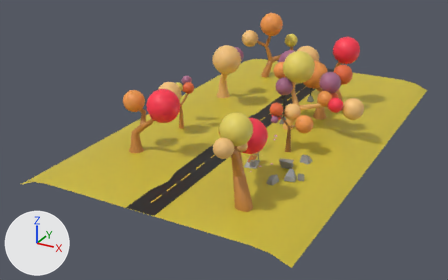
An edit to the Blender file public/scene.blend, drawn before and after from the same camera.
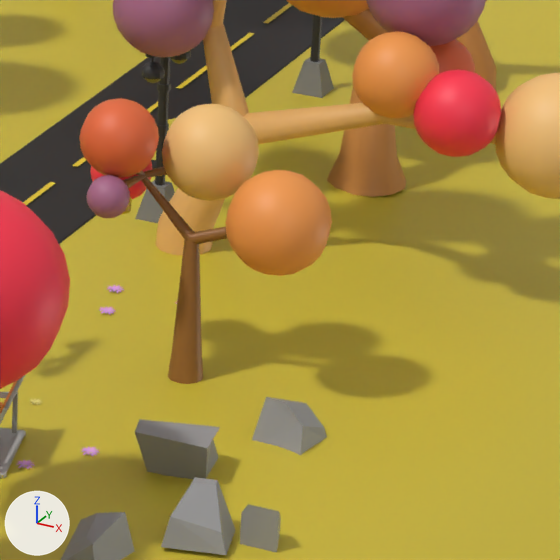
Old and new are each drawn whole from a 50 mm camera at (45.6, -94.3, 42.2) aimed at (-3.1, -5.9, -2.0) and again close up on the part from 57% to 79% of the width and 31% to 65% of the height. Every picture has the same lights, and +X, +Y and +Z are marked at lower left. The last two pictures show the newer version.
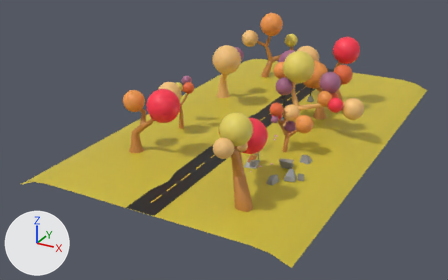
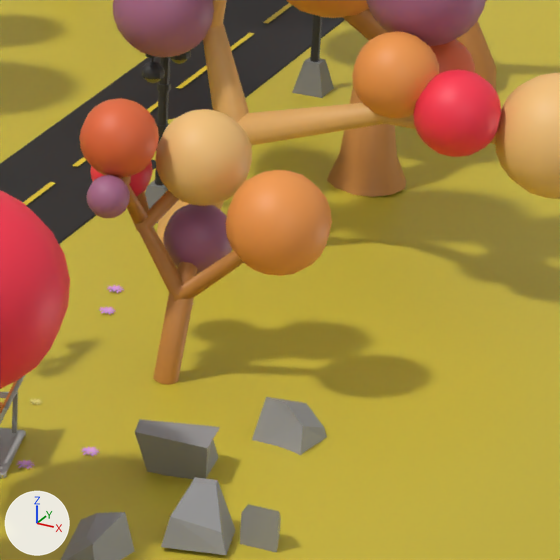
Where the newer file only moved an object's origin or applied its transform, the numbers keep the older frame.

Where the change shows, as pixel boxes [x1, y1, x2, y2] in the close-ups (560 x 560 px):
'tree1R', reshaped, moved
    before: [123, 166, 227, 384]
    after: [120, 176, 244, 385]
'Sphere.019', moved
    before: [162, 104, 259, 201]
    after: [155, 109, 252, 206]
'Sphere.036', added
    after: [163, 204, 232, 274]

Patch to the scene script:
```diff
--- a/public/scene.blend.py
+++ b/public/scene.blend.py
@@ cu_cube @@
 cu_cube.dimensions = '3D'
-_sp = cu_cube.splines.new('POLY'); _sp.points.add(3)
-_sp.points.foreach_set('co', [-0.564, 0.527, 0.772, 0.0, -1.567, 0.212, 0.452, 0.0, 0.13, -0.0553, -1.031, 0.0, 1.792, 0.103, -0.425, 0.0])
-_sp.points.foreach_set('radius', [0.506, 0.557, 0.682, 0.536])
+_sp = cu_cube.splines.new('POLY'); _sp.points.add(2)
+_sp.points.foreach_set('co', [-1.314, -0.457, 7.221, 0.0, -1.537, -0.113, 5.804, 0.0, -1.308, -1.322, 5.793, 0.0])
+_sp.points.foreach_set('radius', [0.438, 0.754, 0.362])
 _sp.order_v = 0
@@ cu_cube @@
 _sp = cu_cube.splines.new('POLY'); _sp.points.add(2)
-_sp.points.foreach_set('co', [-1.612, -1.501, 0.606, 0.0, -1.567, 0.212, 0.452, 0.0, -1.659, -0.494, 0.993, 0.0])
-_sp.points.foreach_set('radius', [0.557, 0.557, 0.506])
-_sp.order_u = 3
+_sp.points.foreach_set('co', [-1.683, 1.115, 5.321, 0.0, -1.116, 0.62, 4.261, 0.0, -1.59, -0.148, 5.871, 0.0])
+_sp.points.foreach_set('radius', [0.595, 0.718, 0.381])
+_sp.order_v = 0
+_sp.resolution_v = 0
+_sp.use_endpoint_u = True
+_sp = cu_cube.splines.new('POLY'); _sp.points.add(3)
+_sp.points.foreach_set('co', [2.576, 0.417, 4.645, 0.0, 0.278, 0.219, 2.566, 0.0, -1.116, 0.62, 4.261, 0.0, 0.151, 1.449, 5.96, 0.0])
+_sp.points.foreach_set('radius', [0.581, 1.0, 0.718, 0.603])
 _sp.order_v = 0
@@ cu_cube @@
 _sp = cu_cube.splines.new('POLY'); _sp.points.add(2)
-_sp.points.foreach_set('co', [0.13, -0.0553, -5.243, 0.0, 0.13, -0.0553, -4.446, 0.0, 0.13, -0.0553, -1.031, 0.0])
-_sp.points.foreach_set('radius', [1.696, 1.414, 0.682])
-_sp.order_u = 3
+_sp.points.foreach_set('co', [0.0, 0.0, 0.0, 0.0, 0.278, 0.203, 2.566, 0.0, -0.0622, 1.822, 3.643, 0.0])
+_sp.points.foreach_set('radius', [1.0, 1.0, 0.51])
 _sp.order_v = 0
@@ cu_cube @@
 _sp = cu_cube.splines.new('POLY'); _sp.points.add(2)
 _sp.use_endpoint_u = True
-cu_cube.materials.append(mat_treec_3)  # brown #986631
-cu_cube.bevel_depth = 0.3
+cu_cube.materials.append(mat_treec_1)  # orange #c78540
+cu_cube.bevel_depth = 0.36
 cu_cube.fill_mode = 'FULL'
@@ ob_tree1r @@
 ob_tree1r = bpy.data.objects.new('tree1R', cu_cube)
-ob_tree1r.location = (10.27, -8.67, 5.25)
+ob_tree1r.location = (9.98, -9.18, 0.0)
@@ ob_sphere_019 @@
 ob_sphere_019 = bpy.data.objects.new('Sphere.019', me_sphere_021)
-ob_sphere_019.location = (10.49, -7.88, 5.97)
+ob_sphere_019.location = (10.3, -7.88, 5.77)
@@ ob_sphere_036 @@
+ob_sphere_036 = bpy.data.objects.new('Sphere.036', me_sphere_037)  # a UV sphere (12 segments, 12 rings, poles along z) spanning x -1.01..1.01, y -1.01..1.01, z -0.59..1.43; in mat_bc5 (pink #a9698a)
+ob_sphere_036.location = (10.07, -7.4, 3.27)
```
